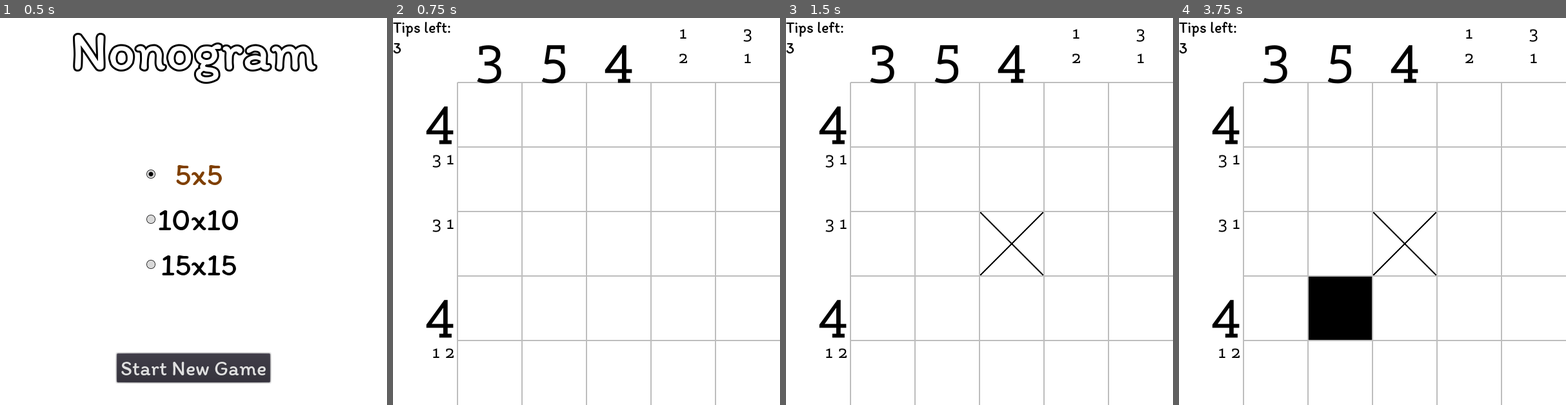
Above: before the commit, frames 1-4 (left to right).
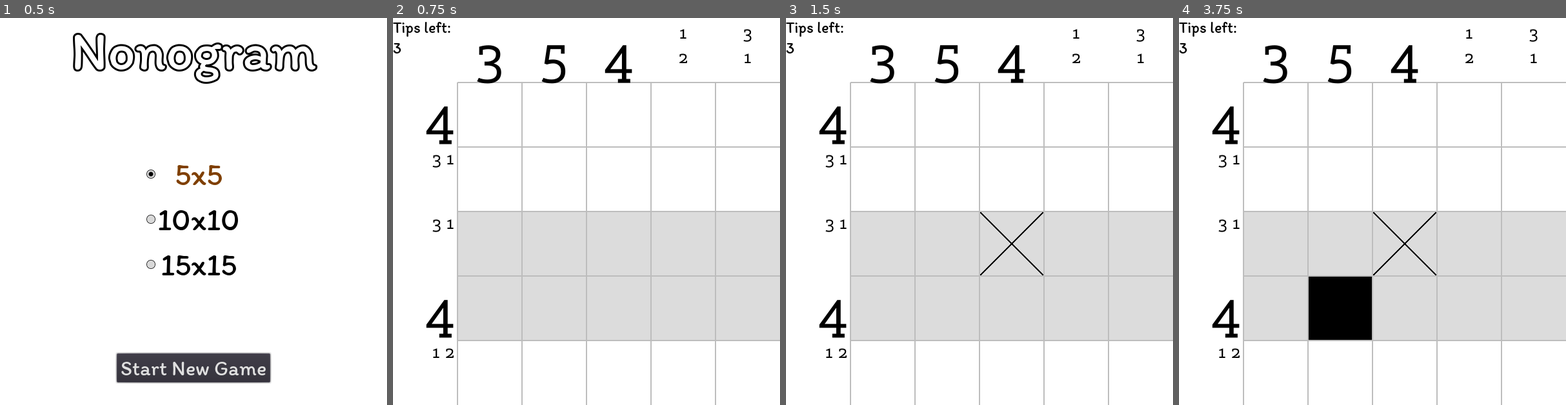
Above: after the commit, the same moments.

Repository: cacilhas/nonogram
Game: Godot game, scene res://Menu.tscn
The game is run twice, just before and just after one commit, with the same random seed, the same clock (stepped at 60 frames per second) and the same inputs.
Inputs (mouse positions are in pixels of both pictures, inside the frame that each line leads up to):
- Up to frame 1 (0.5 s): no input
- Up to frame 2 (0.75 s): click "Start New Game" at 0.5 s
- Up to frame 3 (1.5 s): tap Enter at 1.25 s; move the mouse to (1010, 242) at 1.27 s; hold Right from 1.28 s (still down); hold Ctrl from 1.28 s (still down); click (1010, 242) at 1.42 s
- Up to frame 4 (3.75 s): tap Space at 2, 3.5 s; move the mouse to (1295, 230) at 2.02 s; release Right at 2.03 s; release Ctrl at 2.03 s; tap Shift at 2.1, 3.6 s; tap Enter at 2.75 s; move the mouse to (1411, 126) at 2.77 s; hold Ctrl 2.78-3.53 s; hold Right from 2.78 s (still down); move the mouse to (1353, 288) at 3.52 s; click (1353, 288) at 3.67 s

Frame 1 is identical in both runs. In frame 2, 27% of the frame differs, in the area x 16-100%, y 50-84%; in frame 3, 27%; in frame 4, 24%.

Commit message:
fix × background

Diff:
--- a/Board.gd
+++ b/Board.gd
@@ -20,16 +20,17 @@
 		for x in Global.size:
 			var sx: float = x * cell_size
 			var sy: float = y * cell_size
+			var bg := Color("#dddddd") if (int(x / 5) + int(y / 2)) % 2 == 1 else Color.white
+
 			match board[y * Global.size + x]:
 				1:
 					draw_rect(Rect2(Vector2(sx, sy), Vector2.ONE * cell_size), Color.black, true)
 				2:
+					draw_rect(Rect2(Vector2(sx, sy), Vector2.ONE * cell_size), bg, true)
 					draw_line(Vector2(sx, sy), Vector2(sx+cell_size, sy+cell_size), Color.black, 2)
 					draw_line(Vector2(sx, sy+cell_size), Vector2(sx+cell_size, sy), Color.black, 2)
 				_:
-					var cur := int(x / 5) + int(y / 5)
-					if cur % 2 == 1:
-						draw_rect(Rect2(Vector2(sx, sy), Vector2.ONE * cell_size), Color("#dddddd"), true)
+					draw_rect(Rect2(Vector2(sx, sy), Vector2.ONE * cell_size), bg, true)
 
 	for y in Global.size:
 		draw_line(Vector2(0, y) * cell_size, Vector2(Global.size, y) * cell_size, Color.gray, 2)
